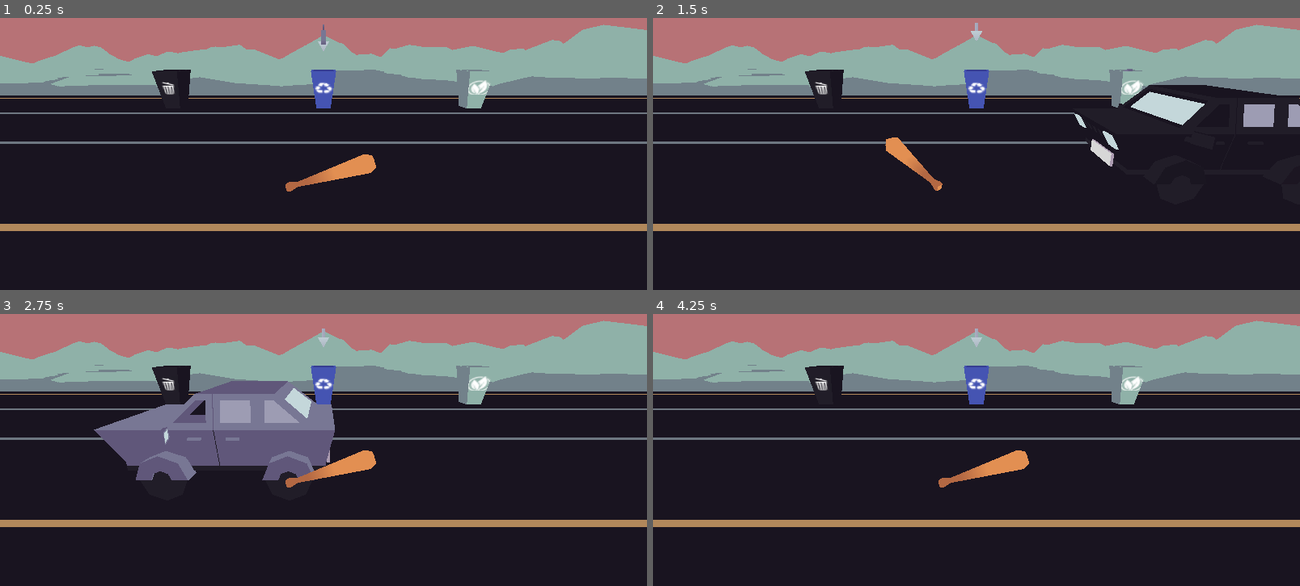
Above: before the commit, frames 1-4 (two rows, left to right).
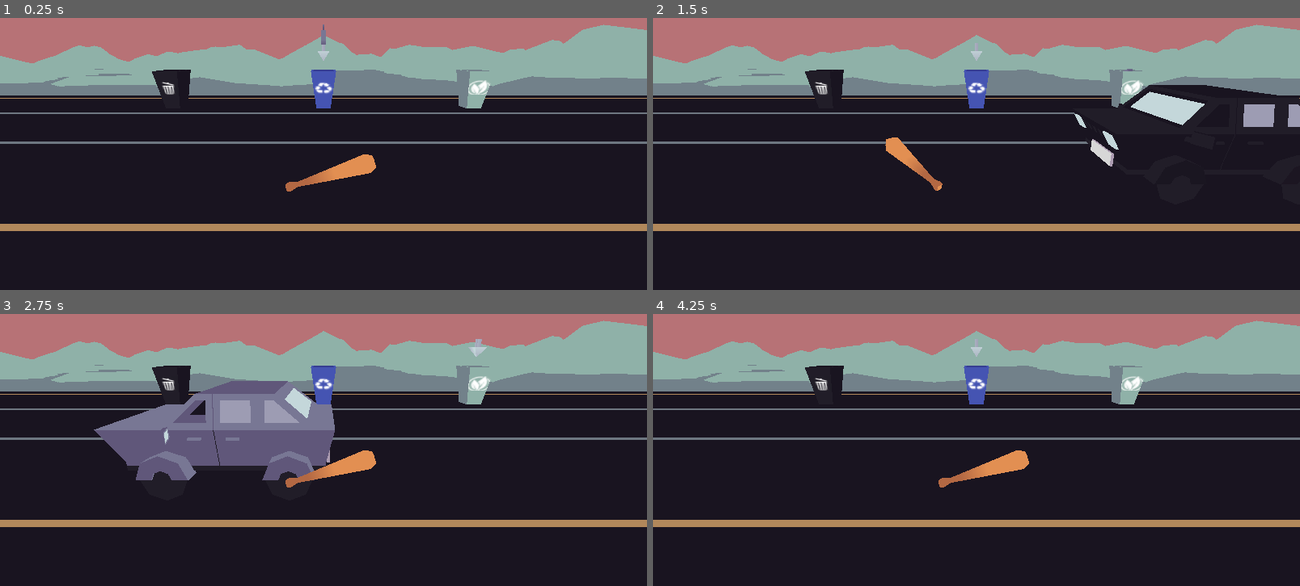
Above: after the commit, the same moments.

Repository: Manas701/SVCGameJam
Game: Godot game, scene res://scenes/manasScene.tscn
Two runs of this game, one before a commit and one after it. Both use one fixed random seed, a clock stepped at 60 frames per second and the inputs below. Sound files missing from this copy of the repository are replaced by a short silence.
Inputs:
- Up to frame 1 (0.25 s): no input
- Up to frame 2 (1.5 s): hold Right (select_right) 0.53-1.28 s; hold Space (swing) 0.53-1.28 s; hold Left (select_left) from 1.28 s (still down); tap Space (swing) at 1.35 s
- Up to frame 3 (2.75 s): release Left (select_left) at 2.03 s; hold Right (select_right) from 2.03 s (still down); hold Space (swing) from 2.03 s (still down)
- Up to frame 4 (4.25 s): release Space (swing) at 2.78 s; tap Space (swing) at 2.85 s; release Right (select_right) at 3.53 s; hold Left (select_left) from 3.53 s (still down); hold Space (swing) from 3.53 s (still down)

The runs differ from the first frame. In frame 1, less than 0.1% of the frame differs, in the area x 49-51%, y 8-16%; in frame 2, less than 0.1%; in frame 3, 0.1%, in the area x 49-76%, y 5-16%; in frame 4, less than 0.1%.

Commit message:
ok now the arrow actually works

Diff:
--- a/assets/scripts/ChangingBins.gd
+++ b/assets/scripts/ChangingBins.gd
@@ -5,7 +5,7 @@
 var selectedAnim = 1
 @export var whichAnim: String
 @export var whichBin: String
-@onready var anim = $UI_Arrow/AnimationPlayer
+#@onready var anim = $UI_Arrow/AnimationPlayer
 
 func _ready():
 	whichAnim = binAnims[selectedAnim]
--- a/scenes/manasScene.tscn
+++ b/scenes/manasScene.tscn
@@ -20,7 +20,7 @@
 loop_mode = 1
 tracks/0/type = "position_3d"
 tracks/0/imported = false
-tracks/0/enabled = true
+tracks/0/enabled = false
 tracks/0/path = NodePath(".")
 tracks/0/interp = 2
 tracks/0/loop_wrap = true
